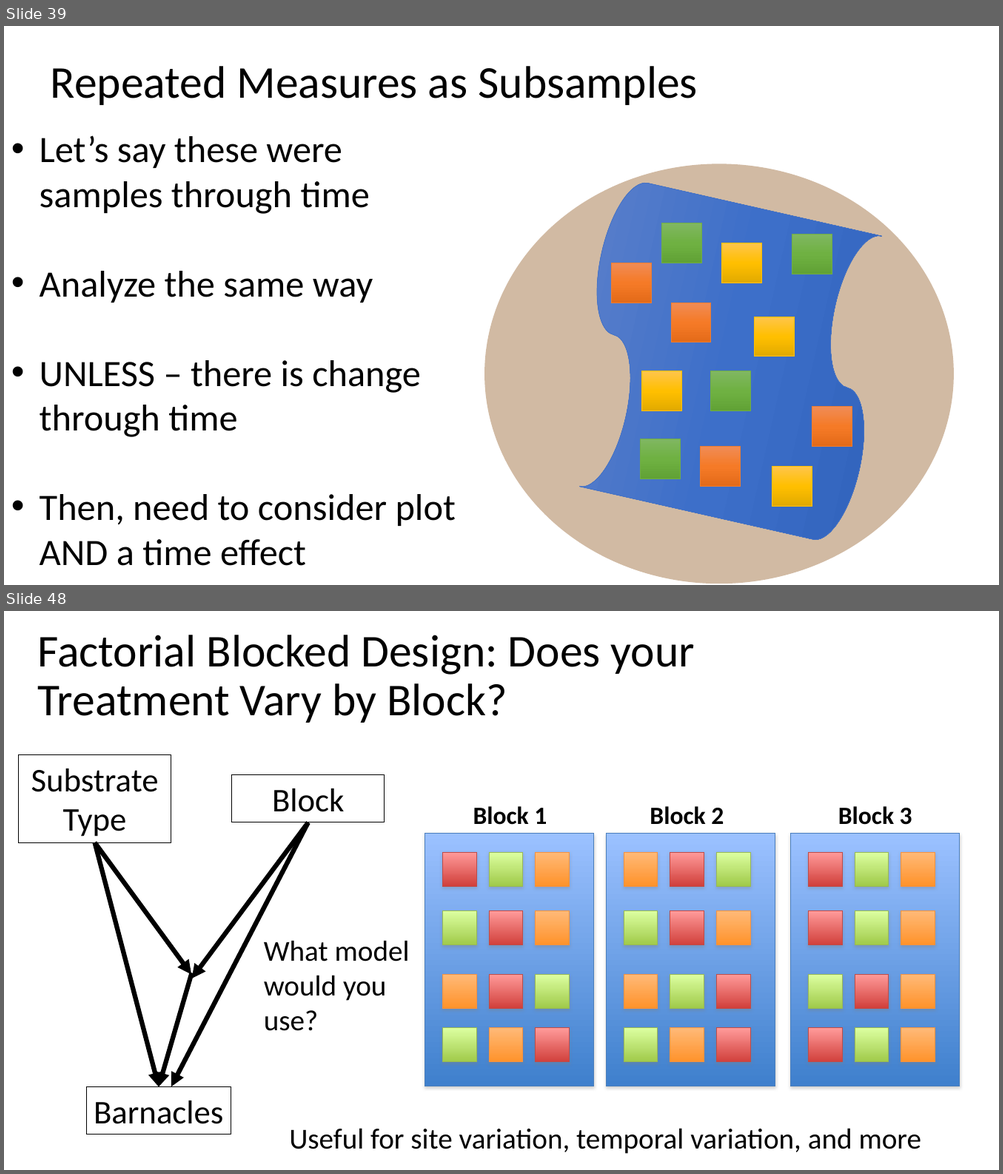
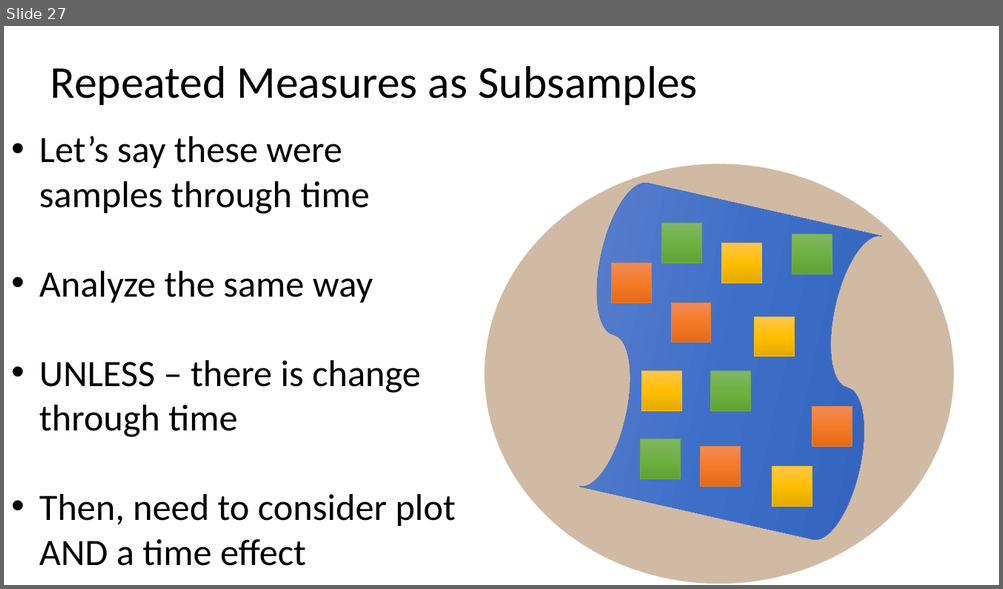
Before and after one commit to biol607/biol607.github.io, a slide deck: lectures/causality_experiments.pptx. Shown one above the other, each under a label of ours: slides 39 and 48 before the commit, slide 27 after it; the slides between them are not shown. The pictures are 1003x1174 and 1003x589 pixels, drawn with LibreOffice and Linux fonts; fonts in the diff are those of the drawing. Boxes give left, top, right and bottom in pixels: in the first picture for what was removed or moved away, otherwise in the second. Text is boxed around its words. In the diff, an @@ line names an element or a change of style, - is before the commit and + after.

Commit message:
update expermental design lecture 1

```diff
--- a/lectures/causality_experiments.pptx
+++ b/lectures/causality_experiments.pptx
@@ slide 48 removed at [4,611,999,1170], background #FFFFFF @@
@@ title removed at [38,635,694,723] @@
-Factorial Blocked Design: Does your Treatment Vary by Block?
@@ rectangle removed at [18,755,171,843] @@
-Substrate
-Type
@@ rectangle removed at [232,775,384,823] @@
-Block
@@ group removed at [425,806,959,1087]: 39 rectangles, 3 texts @@
-Block 1
-Block 2
-Block 3
@@ arrow removed from (308, 823) to (171, 1087) @@
@@ arrow removed from (308, 823) to (192, 979) @@
@@ arrow removed from (95, 843) to (159, 1087) @@
@@ arrow removed from (95, 843) to (191, 975) @@
@@ text removed at [264,940,410,1031] @@
-What model would you use?
@@ arrow removed from (192, 974) to (159, 1087) @@
@@ rectangle removed at [86,1087,231,1135] @@
-Barnacles
@@ text removed at [289,1128,922,1154] @@
-Useful for site variation, temporal variation, and more
@@ what was slide 39 is now slide 27 @@
```
Also in this commit, not shown: 11 slides changed, 22 slides added, 21 other slides removed.
